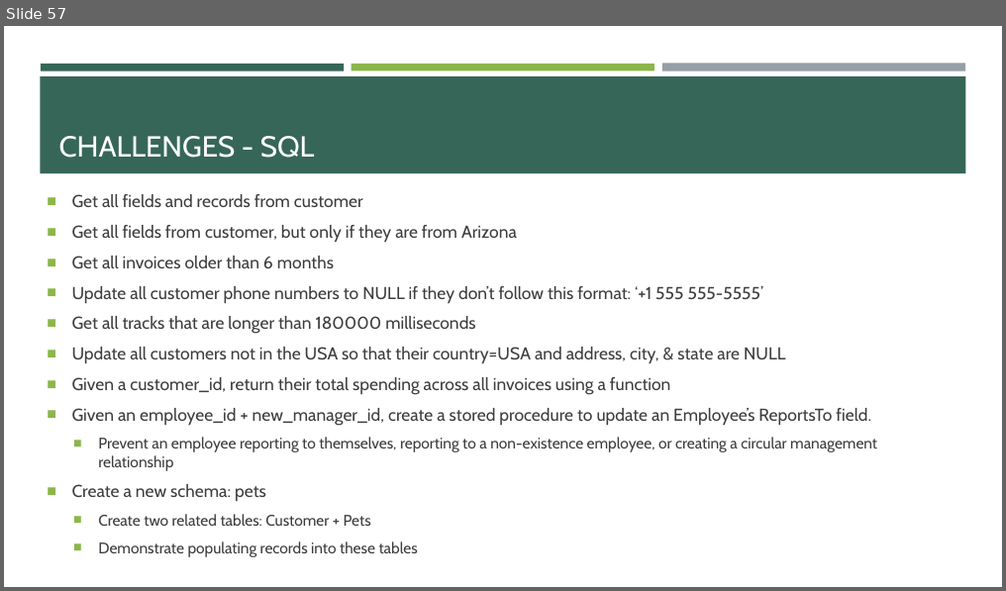
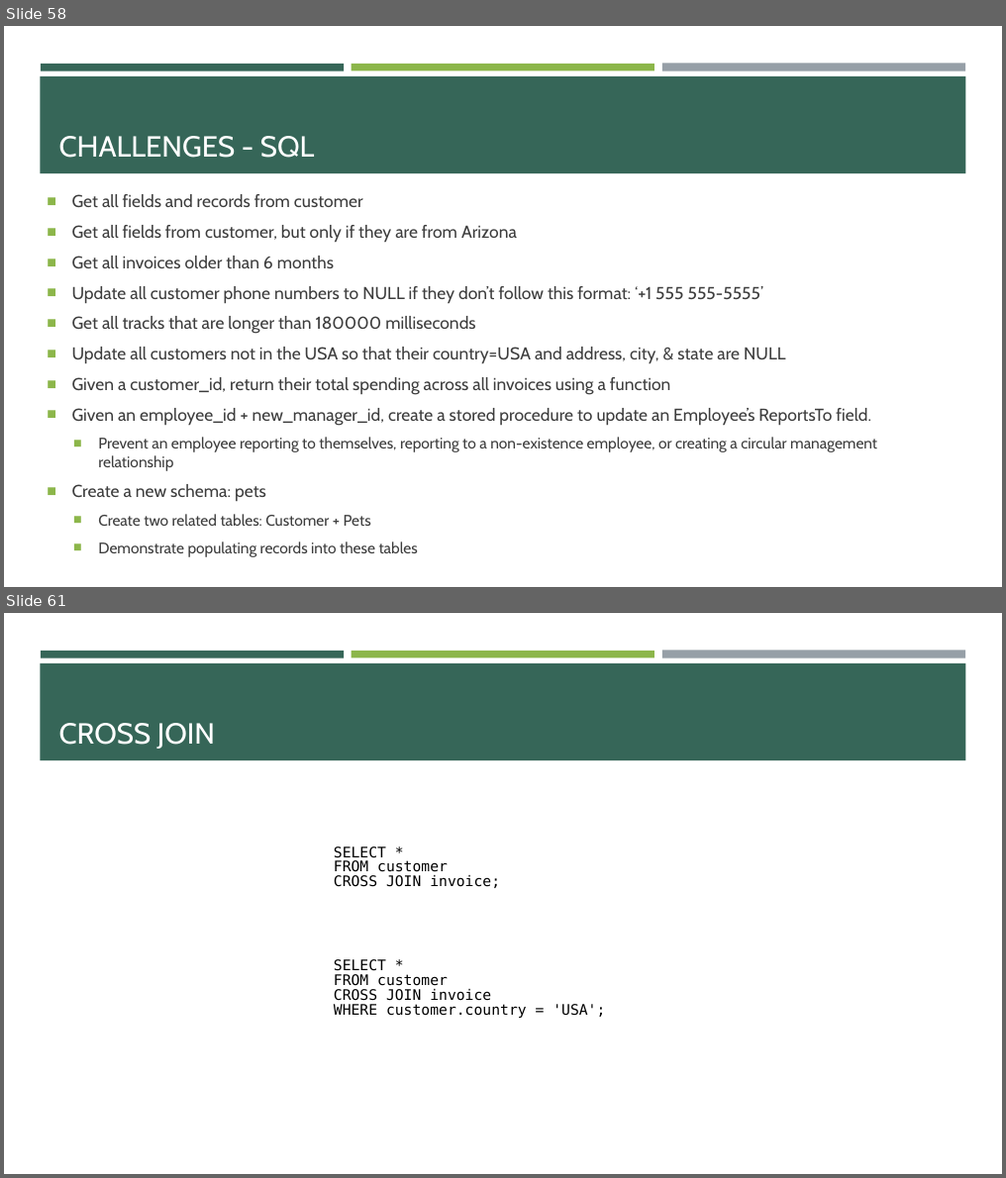
Before and after one commit to e-m-wilson/java-fs, a slide deck: Week_3/SQL_postgres.pptx. Shown one above the other, each under a label of ours: slide 57 before the commit, slides 58 and 61 after it; the slides between them are not shown. The pictures are 1006x591 and 1006x1178 pixels, drawn with LibreOffice and Linux fonts; fonts in the diff are those of the drawing. Boxes give left, top, right and bottom in pixels: in the first picture for what was removed or moved away, otherwise in the second. Text is boxed around its words. In the diff, an @@ line names an element or a change of style, - is before the commit and + after.

```diff
--- a/Week_3/SQL_postgres.pptx
+++ b/Week_3/SQL_postgres.pptx
@@ slide 61 added at [4,613,1002,1174], background #FFFFFF; not listed: 4 template elements that a slide beside it also shows @@
@@ title added at [59,723,215,749], 28 pt, text #FFFFFF @@
+CROSS JOIN
@@ text added at [334,847,500,888], 14 pt, text #000000 @@
+SELECT *
+FROM customer
+CROSS JOIN invoice;
@@ text added at [334,959,605,1018], 14 pt, text #000000 @@
+SELECT *
+FROM customer
+CROSS JOIN invoice
+WHERE customer.country = 'USA';
@@ what was slide 57 is now slide 58 @@
```
Also in this commit, not shown: 5 slides changed, 24 other slides added.
